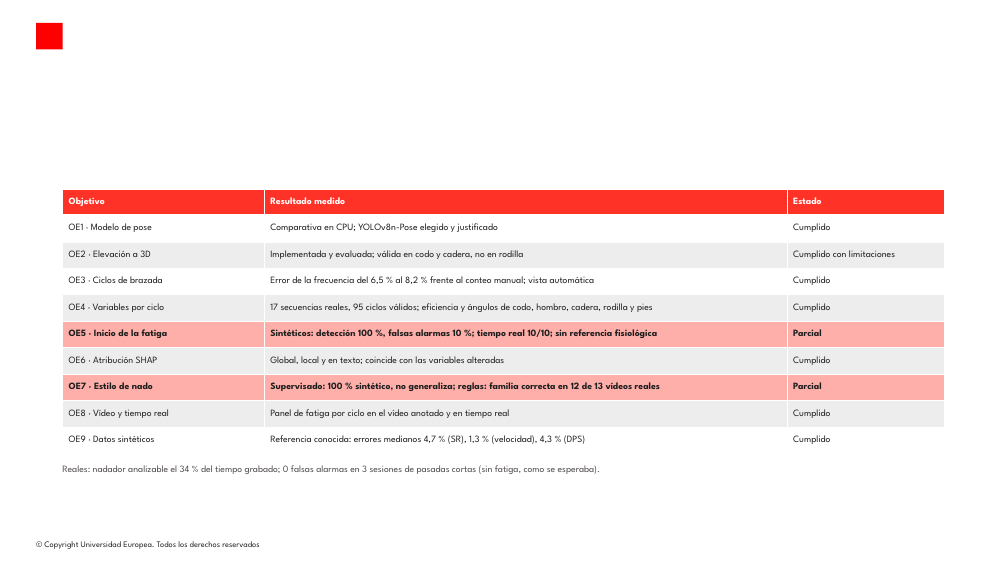
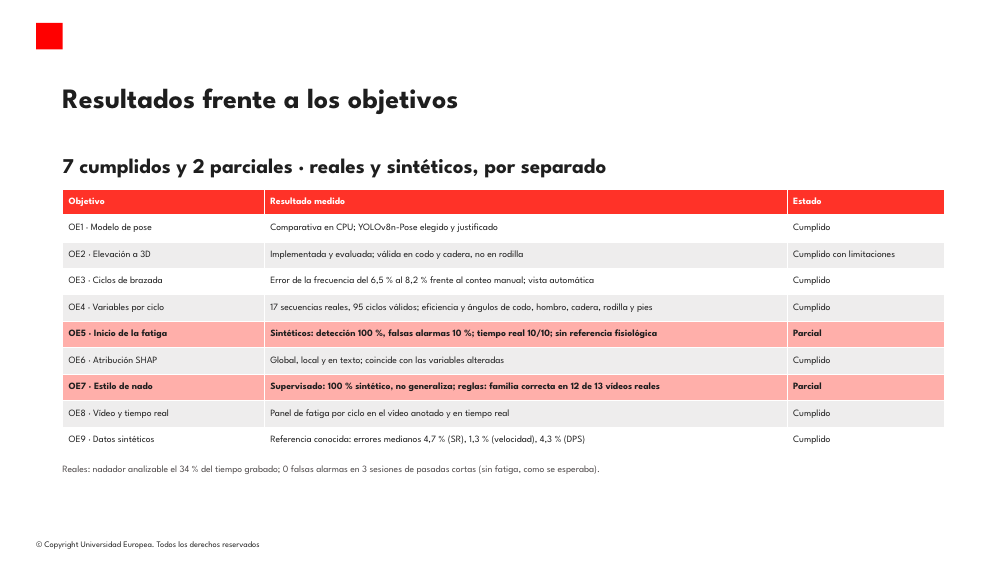
Before and after one commit to modeliana1-rgb/Strokelab, a slide deck: slide 12 of presentacion/StrokeLab_defensa.pptx. Drawn at 1008x567 pixels with LibreOffice and Linux fonts; fonts in the diff are those of the drawing; background and template pictures are left out. Boxes give left, top, right and bottom in pixels: in the first picture for what was removed or moved away, otherwise in the second. Text is boxed around its words. In the diff, an @@ line names an element or a change of style, - is before the commit and + after.

```diff
--- a/presentacion/StrokeLab_defensa.pptx
+++ b/presentacion/StrokeLab_defensa.pptx
@@ title added at [62, 88, 459, 114], 32 pt, text #1E1E1E, bold @@
+Resultados frente a los objetivos
@@ text added at [62, 158, 607, 178], 24 pt, text #1E1E1E, bold @@
+7 cumplidos y 2 parciales · reales y sintéticos, por separado
```
Also in this commit, not shown: 12 other slides changed, 3 other files.
